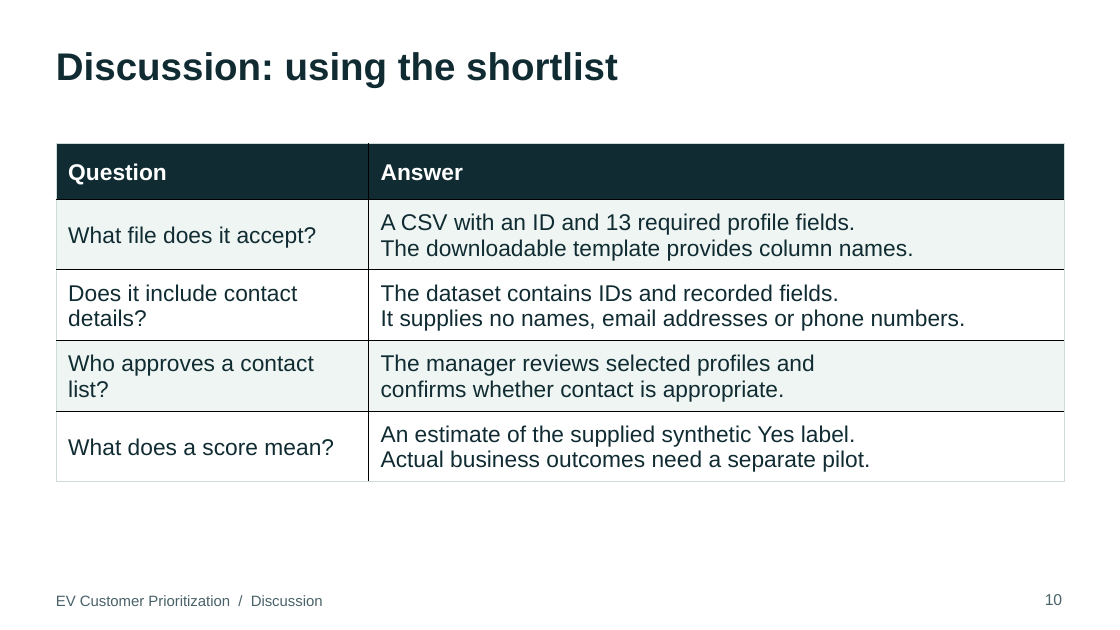
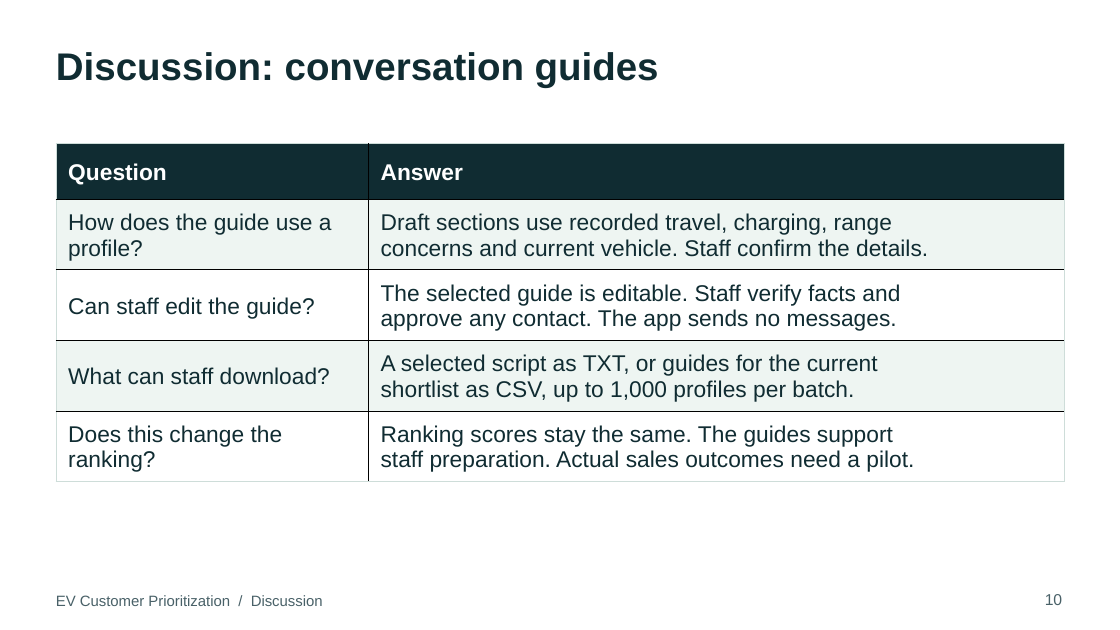
Before and after one commit to Nuquynhchaunguyen/ev-customer-prioritization, a slide deck: slide 10 of docs/P1_edit/EV_Customer_Prioritization_Stakeholder_Presentation.pptx. Drawn at 1120x630 pixels with LibreOffice and Linux fonts; fonts in the diff are those of the drawing. Boxes give left, top, right and bottom in pixels: in the first picture for what was removed or moved away, otherwise in the second. Text is boxed around its words. In the diff, an @@ line names an element or a change of style, - is before the commit and + after.

Commit message:
Add editable customer conversation guides and shortlist exports

```diff
--- a/docs/P1_edit/EV_Customer_Prioritization_Stakeholder_Presentation.pptx
+++ b/docs/P1_edit/EV_Customer_Prioritization_Stakeholder_Presentation.pptx
@@ text at box(56, 52, 659, 88): text changed @@
-Discussion: using the shortlist
+Discussion: conversation guides
@@ table at box(56, 144, 1065, 549) @@
-row 2, column 1: What file does it accept?
+row 2, column 1: How does the guide use a profile?
-row 2, column 2: A CSV with an ID and 13 required profile fields. / The downloadable template provides column names.
+row 2, column 2: Draft sections use recorded travel, charging, range / concerns and current vehicle. Staff confirm the details.
-row 3, column 1: Does it include contact details?
+row 3, column 1: Can staff edit the guide?
-row 3, column 2: The dataset contains IDs and recorded fields. / It supplies no names, email addresses or phone numbers.
+row 3, column 2: The selected guide is editable. Staff verify facts and / approve any contact. The app sends no messages.
-row 4, column 1: Who approves a contact list?
+row 4, column 1: What can staff download?
-row 4, column 2: The manager reviews selected profiles and / confirms whether contact is appropriate.
+row 4, column 2: A selected script as TXT, or guides for the current / shortlist as CSV, up to 1,000 profiles per batch.
-row 5, column 1: What does a score mean?
+row 5, column 1: Does this change the ranking?
-row 5, column 2: An estimate of the supplied synthetic Yes label. / Actual business outcomes need a separate pilot.
+row 5, column 2: Ranking scores stay the same. The guides support / staff preparation. Actual sales outcomes need a pilot.
```
Also in this commit, not shown: 3 other slides changed, 8 other files.
